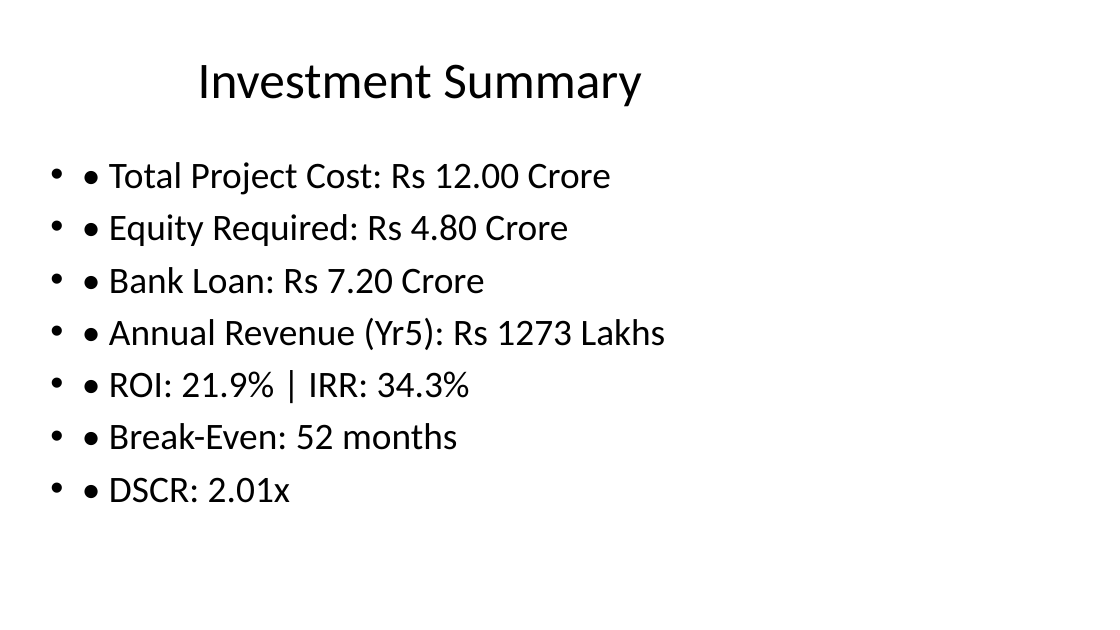
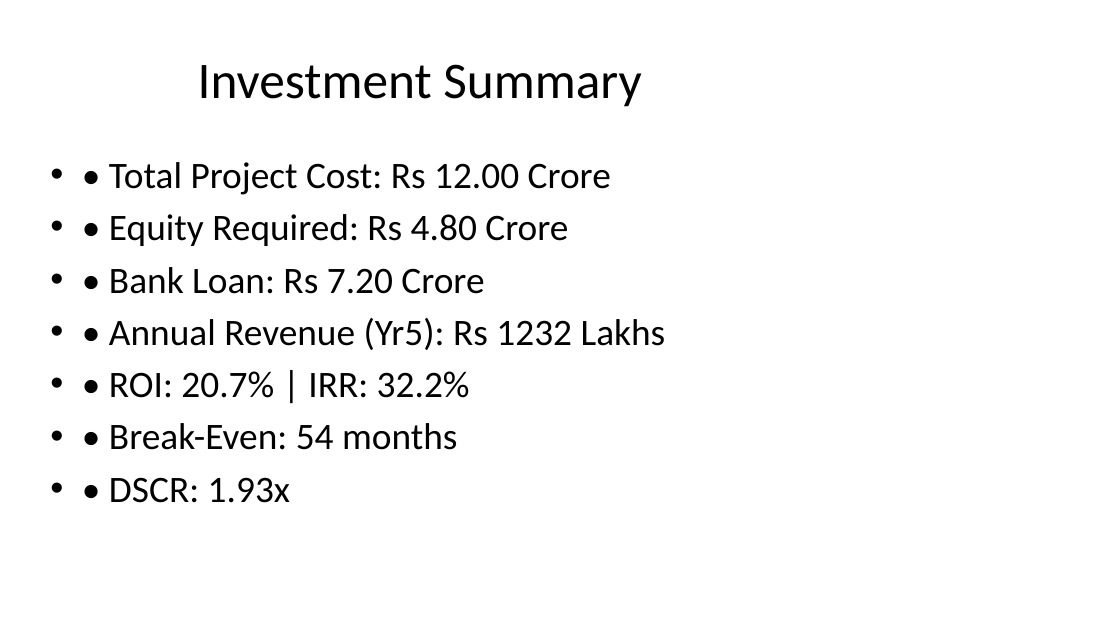
Before and after one commit to pacpltradingdesk-dotcom/bio-bitumen-consultant-portal, a slide deck: slide 3 of data/auto_synced/Investor_Pitch_30MT_Uttar_Pradesh.pptx. Drawn at 1120x630 pixels with LibreOffice and Linux fonts; fonts in the diff are those of the drawing. Boxes give left, top, right and bottom in pixels: in the first picture for what was removed or moved away, otherwise in the second. Text is boxed around its words. In the diff, an @@ line names an element or a change of style, - is before the commit and + after.

```diff
--- a/data/auto_synced/Investor_Pitch_30MT_Uttar_Pradesh.pptx
+++ b/data/auto_synced/Investor_Pitch_30MT_Uttar_Pradesh.pptx
@@ text at (109, 318, 666, 503): text changed @@
-• • Annual Revenue (Yr5): Rs 1273 Lakhs
-• • ROI: 21.9% | IRR: 34.3%
-• • Break-Even: 52 months
-• • DSCR: 2.01x
+• • Annual Revenue (Yr5): Rs 1232 Lakhs
+• • ROI: 20.7% | IRR: 32.2%
+• • Break-Even: 54 months
+• • DSCR: 1.93x
```
Also in this commit, not shown: 3 other slides changed, 52 other files.
